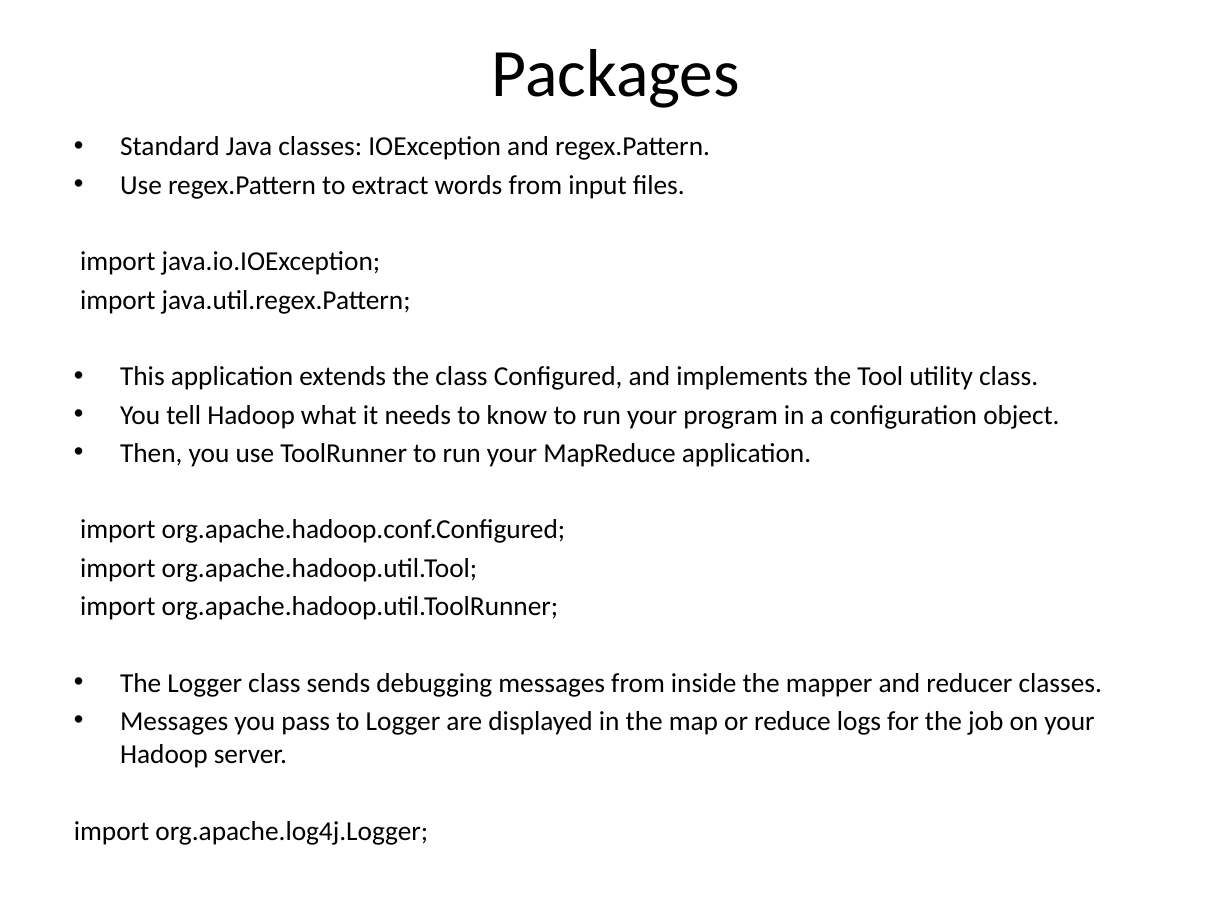
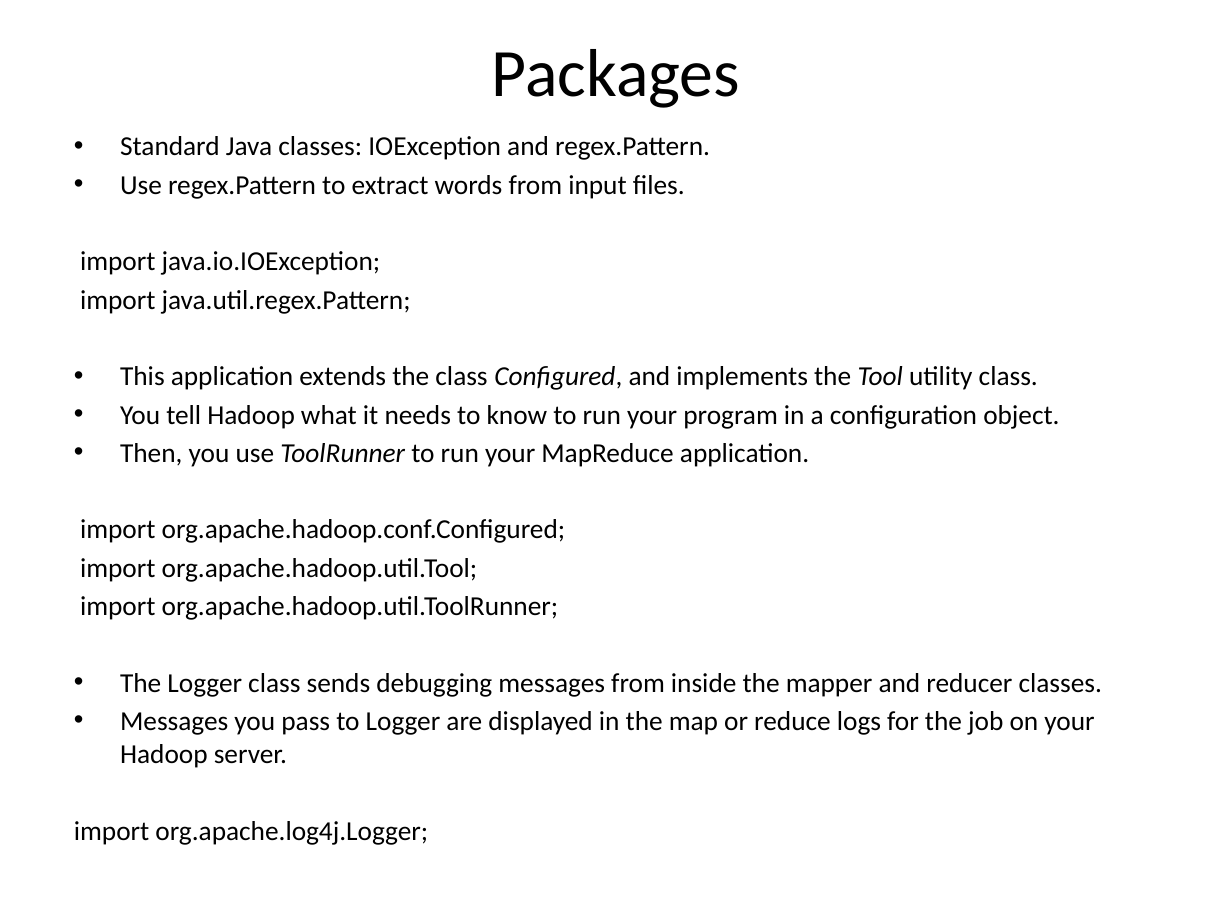
Before and after one commit to jayurbain/HadoopIntro, a slide deck: slide 14 of MapReduce 2.0 YARN.pptx. Drawn at 1232x924 pixels with LibreOffice and Linux fonts; fonts in the diff are those of the drawing. Boxes give left, top, right and bottom in pixels: in the first picture for what was removed or moved away, otherwise in the second. Text is boxed around its words. In the diff, an @@ line names an element or a change of style, - is before the commit and + after.

```diff
--- a/MapReduce 2.0 YARN.pptx
+++ b/MapReduce 2.0 YARN.pptx
@@ text at (120,366,1038,467): italic on in "Configured, Tool", "ToolRunner" @@
```
Also in this commit, not shown: 12 other slides changed.
